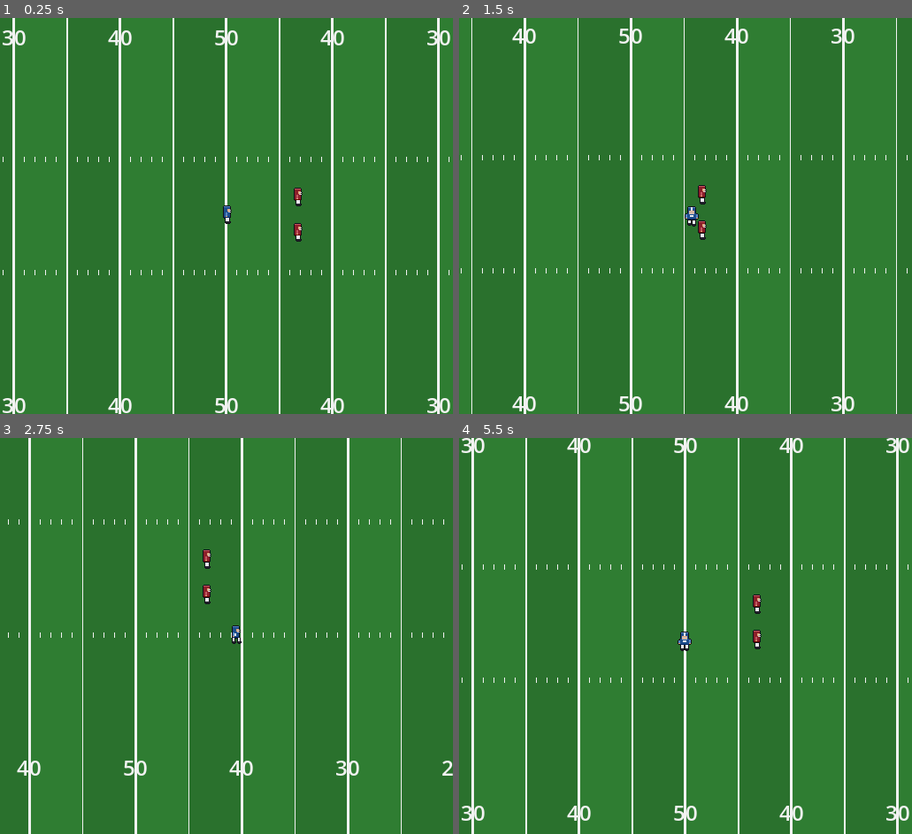
Above: before the commit, frames 1-4 (two rows, left to right).
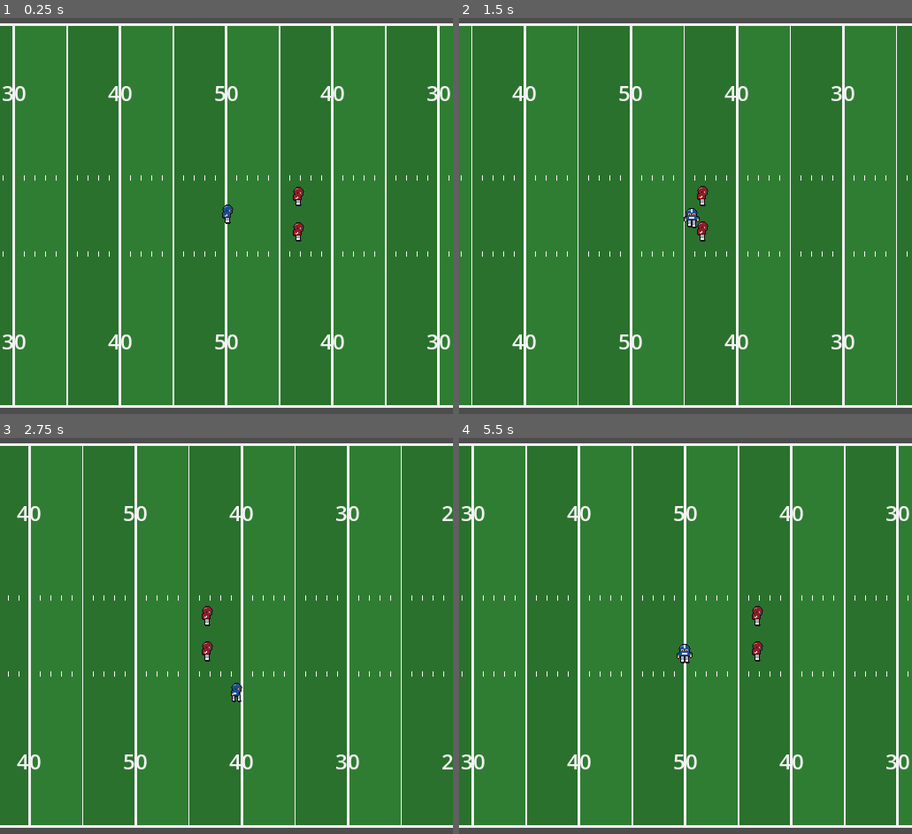
Above: after the commit, the same moments.

Repository: joaorodrigues1994/total-football
Game: Godot game, scene res://scenes/main.tscn
Two runs of this game, one before a commit and one after it. Both use one fixed random seed, a clock stepped at 60 frames per second and the inputs below.
Inputs:
- Up to frame 1 (0.25 s): no input
- Up to frame 2 (1.5 s): tap Enter at 0.5 s; hold Right (ui_right) 0.53-1.28 s; hold Down (ui_down) from 1.28 s (still down)
- Up to frame 3 (2.75 s): release Down (ui_down) at 2.03 s; hold Right (ui_right) from 2.03 s (still down)
- Up to frame 4 (5.5 s): release Right (ui_right) at 2.78 s; hold Up (ui_up) 2.78-3.53 s; hold Left (ui_left) 3.53-5.03 s; hold Down (ui_down) from 5.03 s (still down)

The runs differ from the first frame. In frame 1, 6.4% of the frame differs, in the area x 0-100%, y 0-100%; in frame 2, 6.2%; in frame 3, 6.1%; in frame 4, 6.7%.

Commit message:
Campo mais estreito e sprites no estilo Tecmo
Co-Authored-By: Claude Sonnet 5.5 <noreply@anthropic.com>

Diff:
--- a/scenes/main.tscn
+++ b/scenes/main.tscn
@@ -11,14 +11,14 @@
 script = ExtResource("1")
 
 [node name="Player" parent="." instance=ExtResource("3")]
-position = Vector2(720, 320)
+position = Vector2(720, 216)
 
 [node name="Dummy1" parent="." instance=ExtResource("3")]
-position = Vector2(800, 300)
+position = Vector2(800, 196)
 team = 1
 
 [node name="Dummy2" parent="." instance=ExtResource("3")]
-position = Vector2(800, 340)
+position = Vector2(800, 236)
 team = 1
 
 [node name="HumanController" type="Node" parent="." node_paths=PackedStringArray("controlled")]
@@ -26,6 +26,6 @@
 controlled = NodePath("../Player")
 
 [node name="MatchCamera" type="Camera2D" parent="." node_paths=PackedStringArray("target")]
-position = Vector2(720, 320)
+position = Vector2(720, 216)
 script = ExtResource("2")
 target = NodePath("../Player")
--- a/scripts/rules/field_constants.gd
+++ b/scripts/rules/field_constants.gd
@@ -5,7 +5,7 @@
 const ENDZONE_YARDS := 10.0
 const PLAYING_YARDS := 100.0
 const TOTAL_YARDS := PLAYING_YARDS + ENDZONE_YARDS * 2.0
-const WIDTH_YARDS := 53.333
+const WIDTH_YARDS := 36.0
 
 const PX_PER_YARD := 12.0
 
Binary file changed: assets/sprites/player_team_a.aseprite
Binary file changed: assets/sprites/player_team_a.png
Binary file changed: assets/sprites/player_team_b.aseprite
Binary file changed: assets/sprites/player_team_b.png
